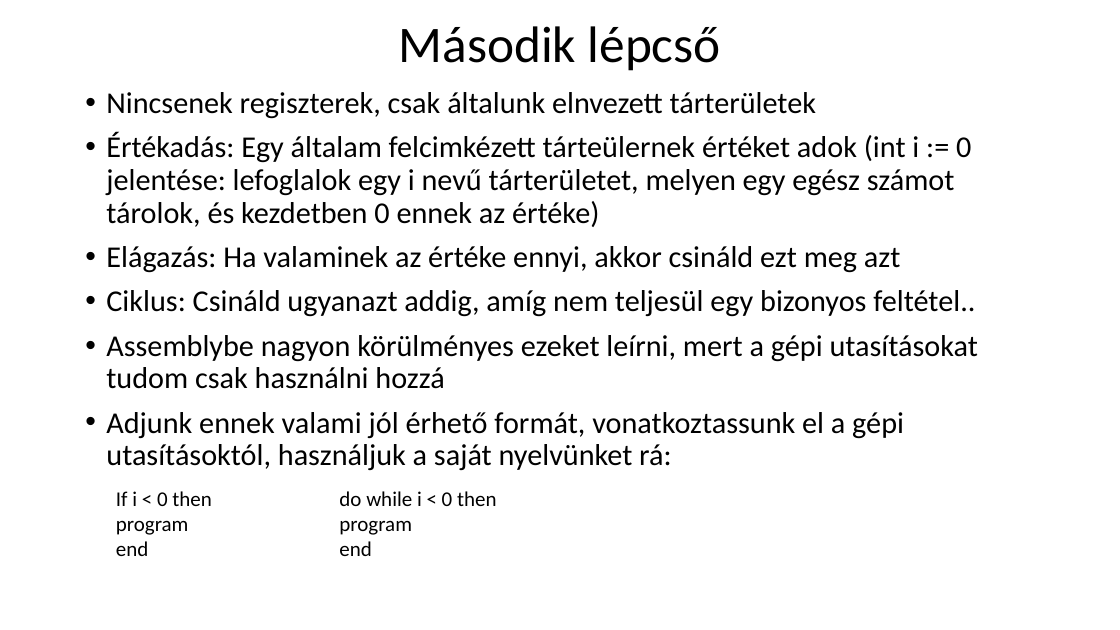
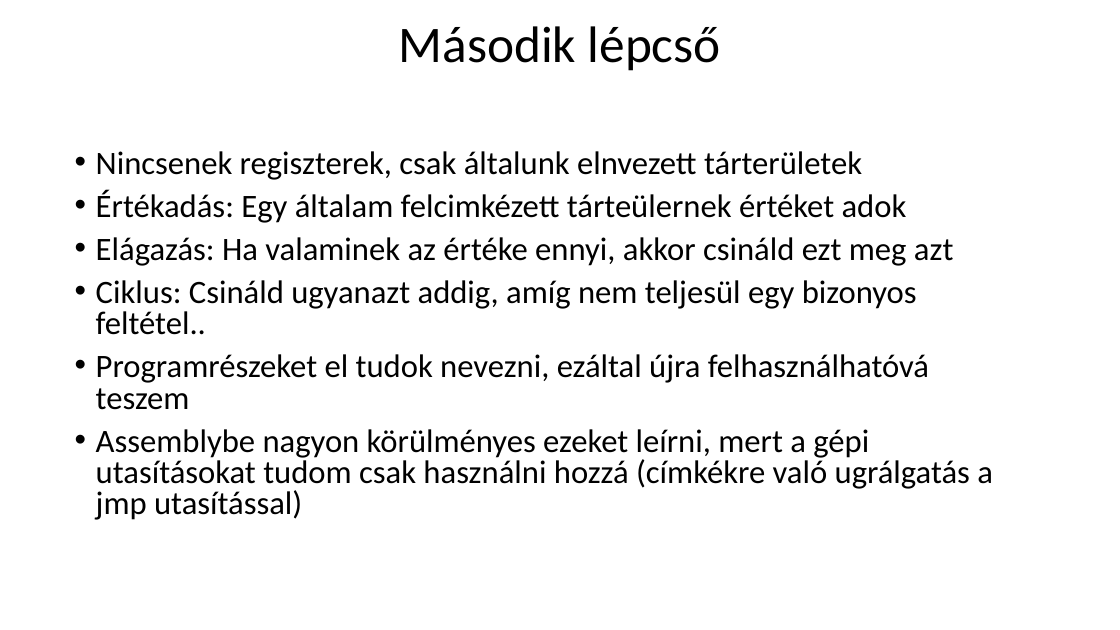
Before and after one commit to nagyandras95/Egyetem, a slide deck: slide 9 of efop/03/Absztakciós szintek a programozásban.pptx. Drawn at 1120x630 pixels with LibreOffice and Linux fonts; fonts in the diff are those of the drawing. Boxes give left, top, right and bottom in pixels: in the first picture for what was removed or moved away, otherwise in the second. Text is boxed around its words. In the diff, an @@ line names an element or a change of style, - is before the commit and + after.

```diff
--- a/efop/03/Absztakciós szintek a programozásban.pptx
+++ b/efop/03/Absztakciós szintek a programozásban.pptx
@@ text "Nincsenek regiszterek, csak általunk elnvezett ...": place and size @@
-text "Nincsenek regiszterek, csak általunk elnvezett ..." at box(106, 92, 978, 470)
+text "Nincsenek regiszterek, csak általunk elnvezett ..." at box(96, 151, 993, 520)
@@ text at box(96, 151, 953, 335): size 25.9 to 28 pt in "Nincsenek regiszterek, csak általunk elnvezett tárterületek", "Elágazás: Ha valaminek az értéke ennyi, akkor ...", "Ciklus: Csináld ugyanazt addig, amíg nem teljesül ..."; line spacing 0.9 to 0.8 @@
@@ text at box(96, 190, 907, 223): text changed; size 25.9 to 28 pt @@
-• Értékadás: Egy általam felcimkézett tárteülernek értéket adok (int i := 0 jelentése: lefoglalok egy i nevű tárterületet, melyen egy egész számot tárolok, és kezdetben 0 ennek az értéke)
+• Értékadás: Egy általam felcimkézett tárteülernek értéket adok
@@ text at box(96, 354, 993, 520): text changed; size 25.9 to 28 pt @@
-• Assemblybe nagyon körülményes ezeket leírni, mert a gépi utasításokat tudom csak használni hozzá
-• Adjunk ennek valami jól érhető formát, vonatkoztassunk el a gépi utasításoktól, használjuk a saját nyelvünket rá:
+• Programrészeket el tudok nevezni, ezáltal újra felhasználhatóvá teszem
+• Assemblybe nagyon körülményes ezeket leírni, mert a gépi utasításokat tudom csak használni hozzá (címkékre való ugrálgatás a jmp utasítással)
@@ text removed at box(116, 491, 212, 556) @@
-If i < 0 then program
-end
@@ text removed at box(339, 491, 497, 556) @@
-do while i < 0 then
-program
-end
```
Also in this commit, not shown: 3 other slides changed, 4 slides added, 1 slide removed, 4 other files.
